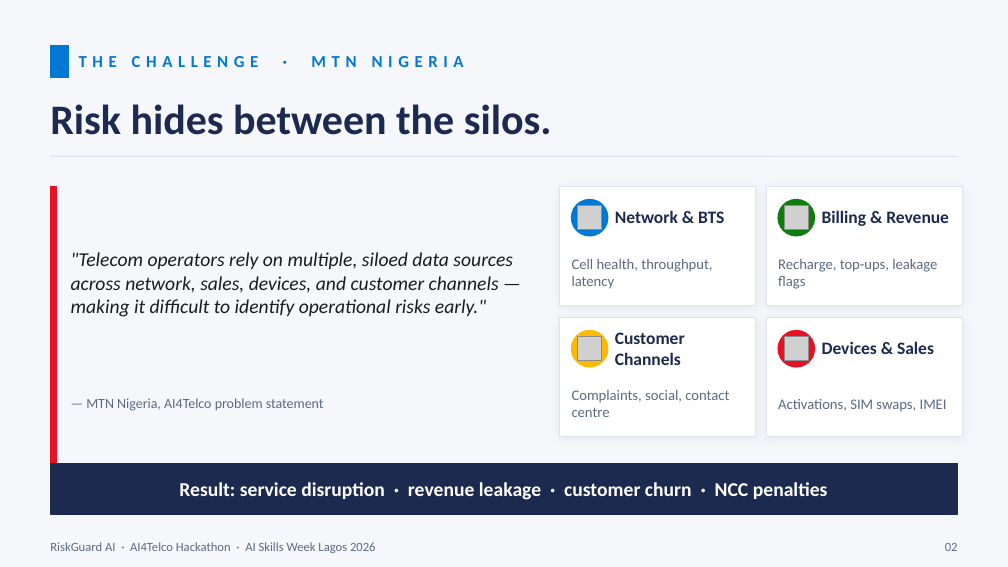
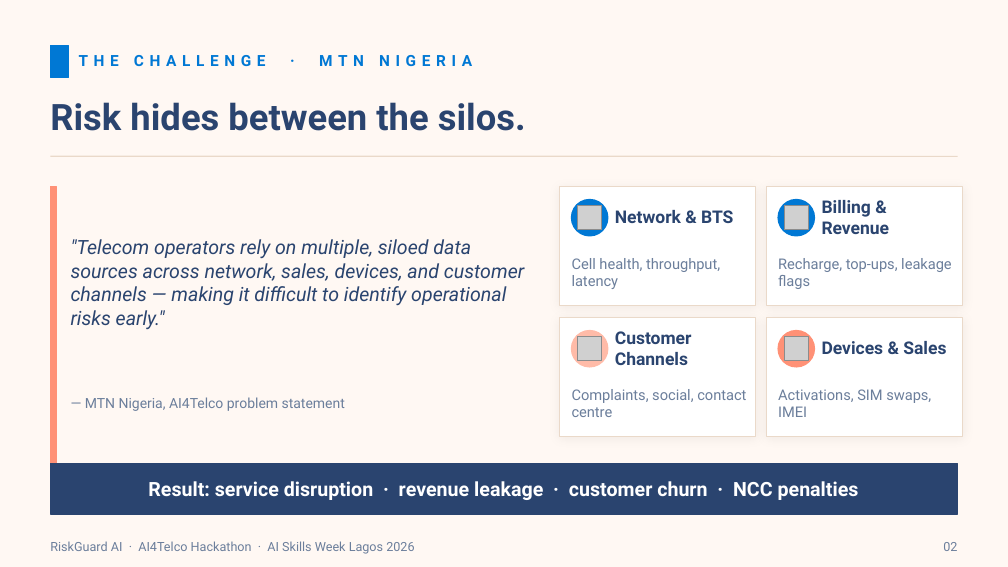
Before and after one commit to toby-adedipe/riskguard_ai, a slide deck: slide 2 of pitch/AI4Telco_RiskGuardAI.pptx. Drawn at 1008x567 pixels with LibreOffice and Linux fonts; fonts in the diff are those of the drawing; grey boxes stand for pictures. Boxes give left, top, right and bottom in pixels: in the first picture for what was removed or moved away, otherwise in the second. Text is boxed around its words. In the diff, an @@ line names an element or a change of style, - is before the commit and + after.

```diff
--- a/pitch/AI4Telco_RiskGuardAI.pptx
+++ b/pitch/AI4Telco_RiskGuardAI.pptx
@@ background #F5F7FB to #FFF8F3 @@
@@ text "THE CHALLENGE · MTN NIGERIA" at bbox=[79, 55, 472, 66]: size 12 to 11 pt, font Calibri to Roboto @@
@@ text "Risk hides between the silos." at bbox=[50, 102, 526, 131]: size 30 to 26 pt, font Calibri to Roboto, text colour #1B2A4E to #2A446F @@
@@ line (50, 156) - (958, 156): stroke #DDE3EE 0.75 pt to #EAD9C9 0.75 pt @@
@@ rectangle at bbox=[50, 186, 56, 479]: fill #E81123 to #FF9176; outline #E81123 1 pt to #FF9176 1 pt @@
@@ text ""Telecom operators rely on multiple, ..." at bbox=[71, 239, 524, 329]: font Calibri to Roboto, text colour #1B1B1F to #2A446F @@
@@ ellipse at bbox=[778, 200, 814, 236]: fill #107C10 to #0078D4; outline #107C10 1 pt to #0078D4 1 pt @@
@@ outline #DDE3EE 0.75 pt to #EAD9C9 0.75 pt in 4 elements at bbox=[559, 186, 756, 305], bbox=[766, 186, 963, 305], bbox=[559, 318, 756, 436], bbox=[766, 318, 963, 436] @@
@@ font Calibri to Roboto, text colour #1B2A4E to #2A446F in 4 elements at bbox=[615, 210, 733, 223], bbox=[822, 200, 890, 234], bbox=[615, 331, 692, 365], bbox=[822, 341, 946, 354] @@
@@ ellipse at bbox=[572, 331, 608, 367]: fill #FFB900 to #FFBBA8; outline #FFB900 1 pt to #FFBBA8 1 pt @@
@@ ellipse at bbox=[778, 331, 814, 367]: fill #E81123 to #FF9176; outline #E81123 1 pt to #FF9176 1 pt @@
@@ text "Result: service disruption · revenue ..." at bbox=[148, 481, 859, 500]: font Calibri to Roboto @@
@@ rectangle at bbox=[50, 464, 958, 514]: fill #1B2A4E to #2A446F; outline #1B2A4E 1 pt to #2A446F 1 pt @@
@@ font Calibri to Roboto, text colour #5C6B82 to #6B7E9B in 7 elements at bbox=[85, 397, 345, 411], bbox=[572, 258, 720, 289], bbox=[778, 258, 952, 289], bbox=[572, 389, 746, 417], bbox=[778, 389, 931, 417], bbox=[50, 541, 414, 554], bbox=[943, 542, 957, 551] @@
```
Also in this commit, not shown: 11 other slides changed, 1 slide added, 19 other files.
